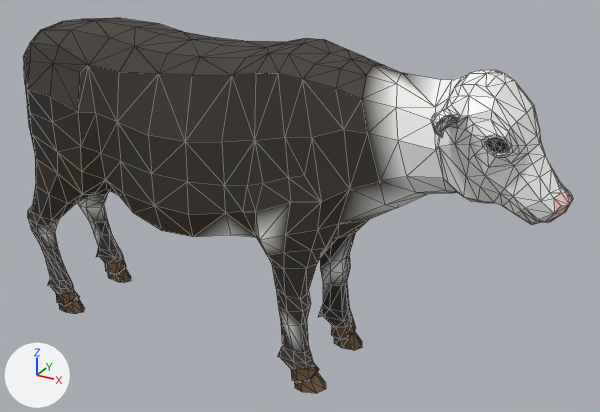
The glTF model assets/animals/cattle.glb: old version first, new version second.
Camera for both pictures: a 50 mm lens placed at (6.55, -8.96, 6.81), pointed at (1.49, 0.23, 2.22). Lighting does not change. The marker at lower left points along +X, +Y and +Z. The older version comes first. Mesh edges are drawn as thin lines. Vertices at exactly the same position are counted once.

The first picture shows 'Cow'.
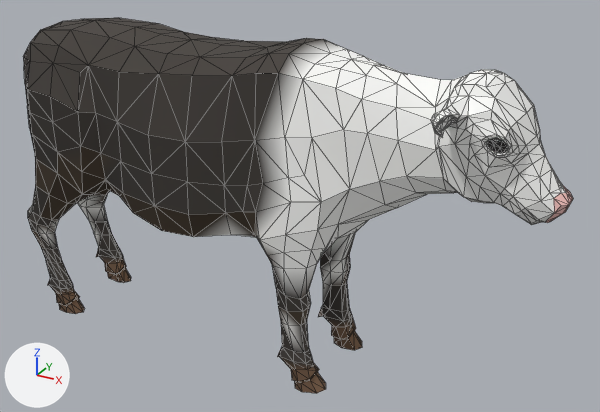
Pixel boxes (x1, y1, x2, y2) of what changed, in the pictures (600 x 412 px):
part 1 of me_cube, recoloured (lighter)
    both: (255, 39, 438, 300)

Patch to the scene script:
```diff
--- a/assets/animals/cattle.glb.py
+++ b/assets/animals/cattle.glb.py
@@ me_cube @@
 me_cube.from_pydata(...)  # 1091 vertices, 2178 faces; spans x -2.98..5.09, y -1.16..1.16, z -0.06..4.53
 # used by ob_cow; location = (0.0, 0.0, 0.0)
+# me_cube part 1: 904 faces centred in x -1.17..5.07, y -1.15..1.15, z 1.53..4.49 are repainted in the vertex colours; the middle colour goes from white #f9f9f6 to white #fbfbf9
 me_cube.materials.append(mat_coat)
```
